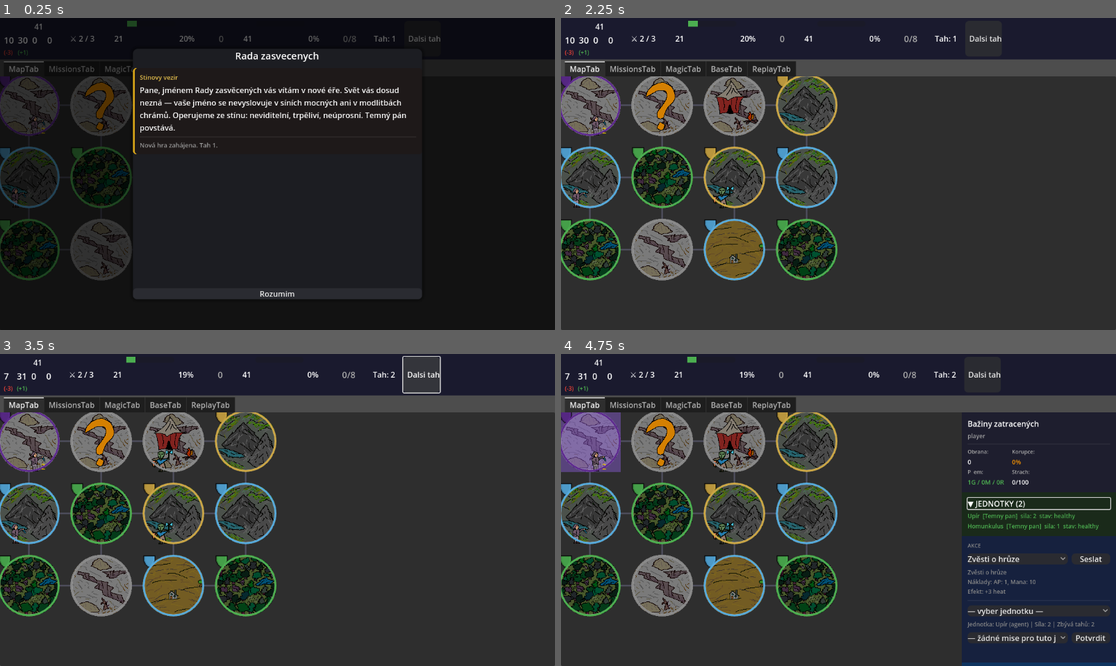
Above: before the commit, frames 1-4 (two rows, left to right).
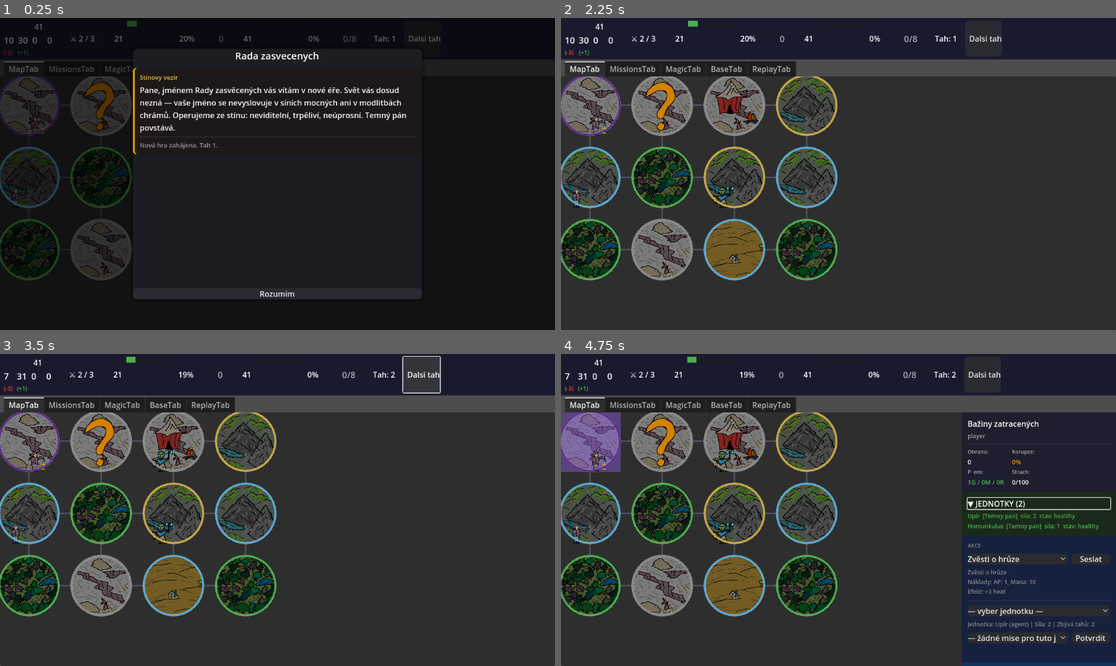
Above: after the commit, the same moments.

Repository: HannibalCZ/dark-lord
Game: Godot game, scene res://scenes/Main.tscn
The game is run twice, just before and just after one commit, with the same random seed, the same clock (stepped at 60 frames per second) and the same inputs.
Inputs (mouse positions are in pixels of both pictures, inside the frame that each line leads up to):
- Up to frame 1 (0.25 s): no input
- Up to frame 2 (2.25 s): click "Dalsi tah" at 0.5 s; click (588, 105) at 1.27 s; click "Rozumim" at 2 s
- Up to frame 3 (3.5 s): click "Dalsi tah" at 2.75 s
- Up to frame 4 (4.75 s): click (588, 441) at 3.52 s; click "▶ JEDNOTKY (2)" at 4.25 s

The runs differ from the first frame. In frame 1, 0.2% of the frame differs, in the area x 0-15%, y 18-69%; in frame 2, 0.5%; in frame 3, 0.5%; in frame 4, 0.5%, in the area x 0-42%, y 18-69%.

Commit message:
refactor: odstraneni Crest ikony z RegionTile
Crest nahrazen kruhovym borderem pres set_owner_border().
Odstraneno: @onready crest, _update_crest(), volani v setup()
a refresh_from_region(), node Crest z RegionTile.tscn.

Co-Authored-By: Claude Sonnet 4.6 <noreply@anthropic.com>

Diff:
--- a/scenes/ui/RegionTile.tscn
+++ b/scenes/ui/RegionTile.tscn
@@ -48,11 +48,6 @@
 anchor_bottom = 1.0
 grow_horizontal = 2
 grow_vertical = 2
-
-[node name="Crest" type="TextureRect" parent="Overlay"]
-layout_mode = 1
-offset_right = 28.0
-offset_bottom = 28.0
 
 [node name="TagIcon" type="TextureRect" parent="Overlay"]
 layout_mode = 1
--- a/scripts/ui/RegionTile.gd
+++ b/scripts/ui/RegionTile.gd
@@ -8,7 +8,6 @@
 @onready var border_overlay: Panel = $BorderOverlay
 @onready var highlight: ColorRect   = $Highlight
 @onready var overlay: Control          = $Overlay
-@onready var crest: TextureRect        = $Overlay/Crest
 @onready var tag_icon: TextureRect     = $Overlay/TagIcon
 @onready var player_icon: TextureRect  = $Overlay/PlayerIcon
 @onready var player_count: Label       = $Overlay/PlayerCount
@@ -45,9 +44,6 @@
 
 	# terrain podle typu
 	terrain_sprite.texture = load(_get_terrain_texture_path(region.region_type))
-
-	# crest podle ownera / controllera
-	_update_crest(region.owner_faction_id, region.controller_faction_id)
 
 	# tag icon podle toho, zda tagy existují
 	_update_tag_icon(region.tags)
@@ -116,7 +112,6 @@
 			return "res://art/tiles/mountains.png" # need to change
 
 func refresh_from_region(region: Region) -> void:
-	_update_crest(region.owner_faction_id, region.controller_faction_id)
 	_update_tag_icon(region.tags)
 	_update_secret_icon(region)
 	_update_lair_icon(region)
@@ -156,30 +151,6 @@
 		lair_icon.visible = true
 	else:
 		lair_icon.visible = false
-
-func _update_crest(owner_id: String, controller_id: String) -> void:
-	# jeden společný sprite pro všechny frakce
-	if crest.texture == null:
-		crest.texture = load("res://art/ui/crest.png")
-
-	if owner_id == "neutral": crest.visible = false
-	else: crest.visible = true
-	# barva podle OWNera
-	var color := Color.WHITE
-	match owner_id:
-		"elf":      color = Color("4caf50")
-		"paladin":  color = Color("cca644")
-		"merchant": color = Color("55aadd")
-		Balance.PLAYER_FACTION:
-			color = Color("5e2b8f")
-		_:
-			color = Color("aaaaaa")
-
-	# pokud controller != owner -> zkorumpovaný, přidej fialový nádech
-	if controller_id != "" and controller_id != owner_id:
-		color = color.lerp(Color("b45cd1"), 0.5)
-
-	crest.modulate = color
 
 func _on_pressed() -> void:
 	tile_selected.emit(region_id)
